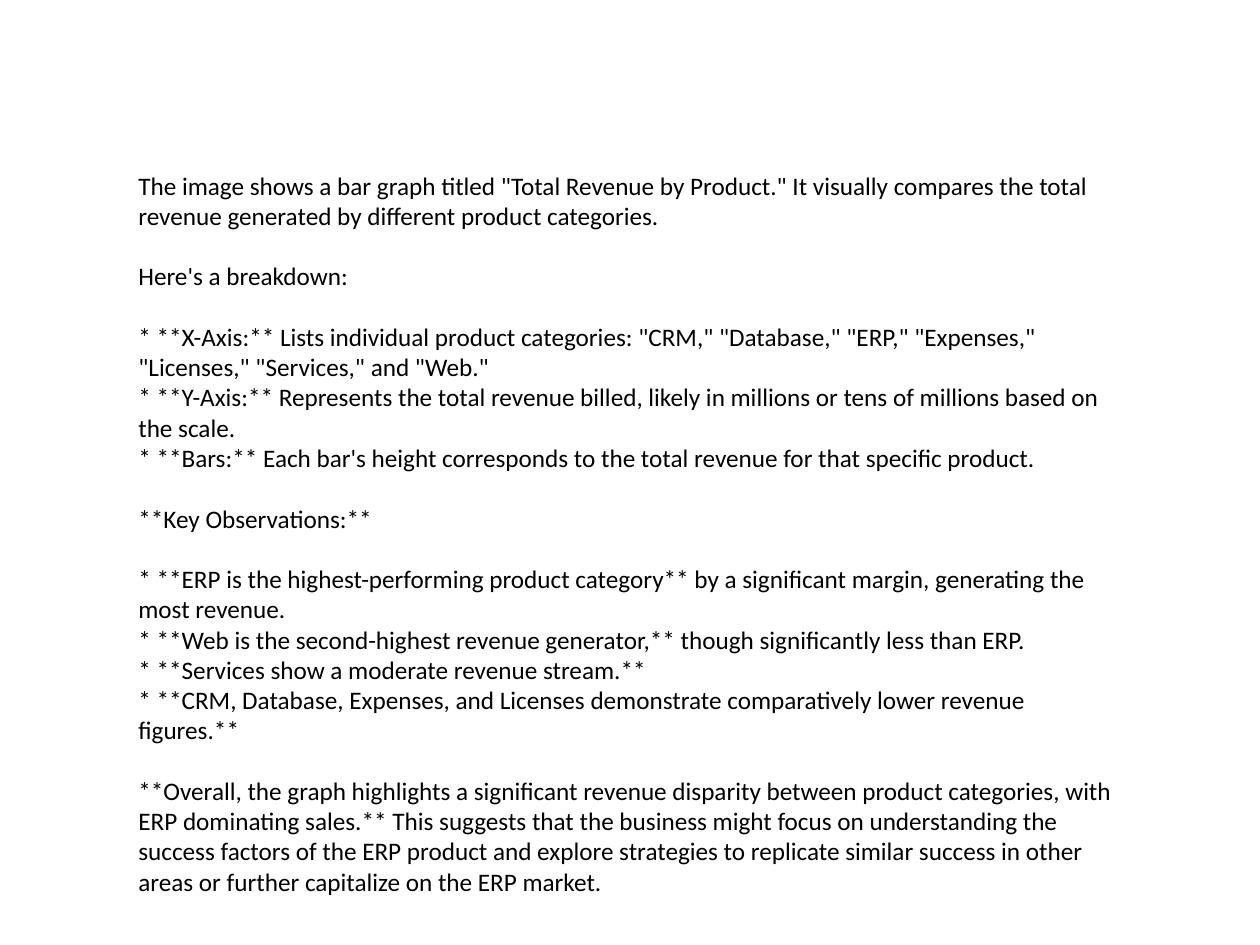
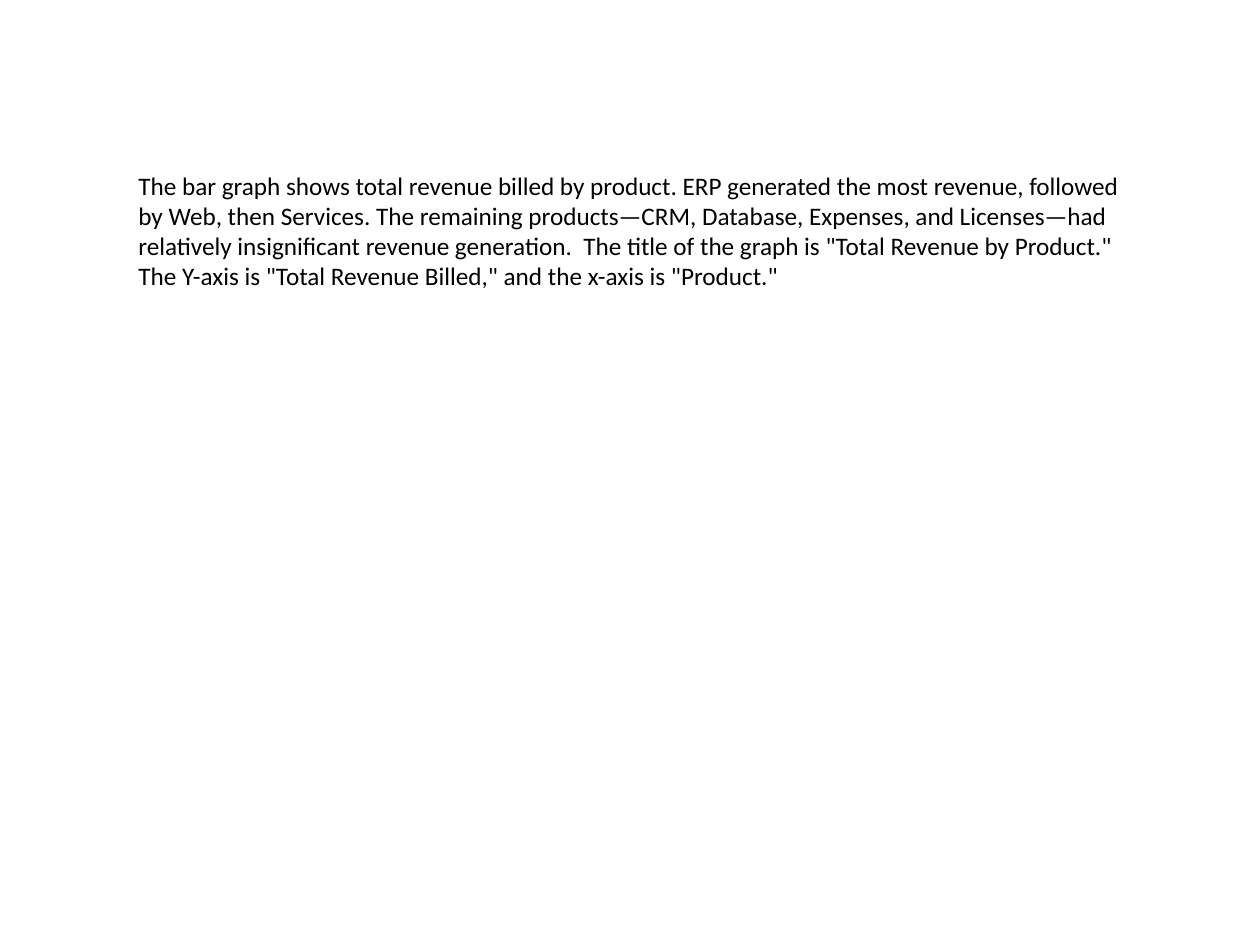
Before and after one commit to zehirahussain/SAS_Segmify, a slide deck: slide 4 of frontend1/static/presentations/user1_presentation.pptx. Drawn at 1260x945 pixels with LibreOffice and Linux fonts; fonts in the diff are those of the drawing. Boxes give left, top, right and bottom in pixels: in the first picture for what was removed or moved away, otherwise in the second. Text is boxed around its words. In the diff, an @@ line names an element or a change of style, - is before the commit and + after.

```diff
--- a/frontend1/static/presentations/user1_presentation.pptx
+++ b/frontend1/static/presentations/user1_presentation.pptx
@@ text at bbox=[138, 177, 1118, 288]: text changed @@
-The image shows a bar graph titled "Total Revenue by Product." It visually compares the total revenue generated by different product categories.
-Here's a breakdown:
-* **X-Axis:** Lists individual product categories: "CRM," "Database," "ERP," "Expenses," "Licenses," "Services," and "Web."
-* **Y-Axis:** Represents the total revenue billed, likely in millions or tens of millions based on the scale.
-* **Bars:** Each bar's height corresponds to the total revenue for that specific product.
-**Key Observations:**
-* **ERP is the highest-performing product category** by a significant margin, generating the most revenue.
-* **Web is the second-highest revenue generator,** though significantly less than ERP.
-* **Services show a moderate revenue stream.**
-* **CRM, Database, Expenses, and Licenses demonstrate comparatively lower revenue figures.**
-**Overall, the graph highlights a significant revenue disparity between product categories, with ERP dominating sales.** This suggests that the business might focus on understanding the success factors of the ERP product and explore strategies to replicate similar success in other areas or further capitalize on the ERP market.
+The bar graph shows total revenue billed by product. ERP generated the most revenue, followed by Web, then Services. The remaining products—CRM, Database, Expenses, and Licenses—had relatively insignificant revenue generation. The title of the graph is "Total Revenue by Product." The Y-axis is "Total Revenue Billed," and the x-axis is "Product."
```
Also in this commit, not shown: 2 other slides changed, 2 slides added, 19 other files.
